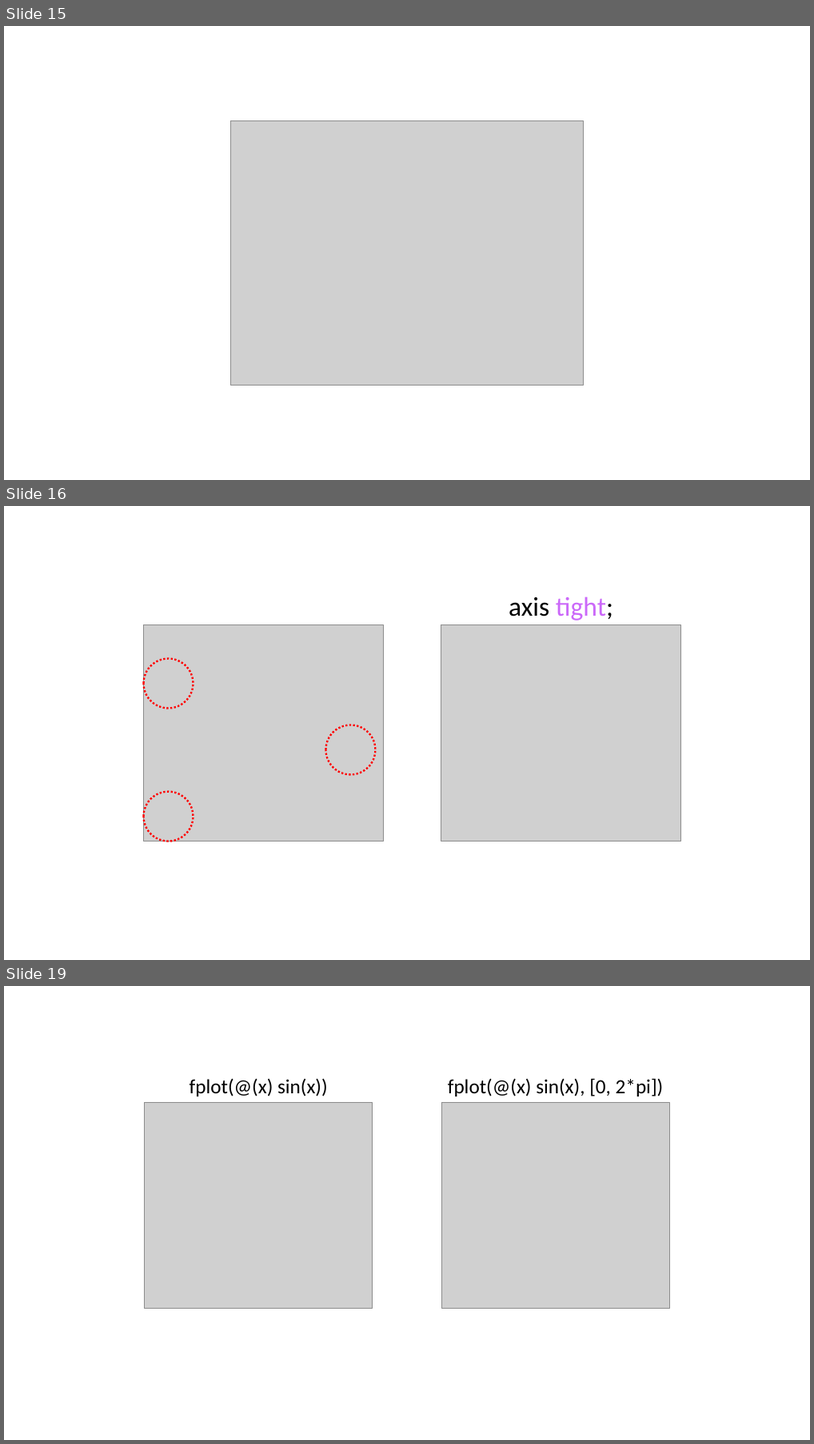
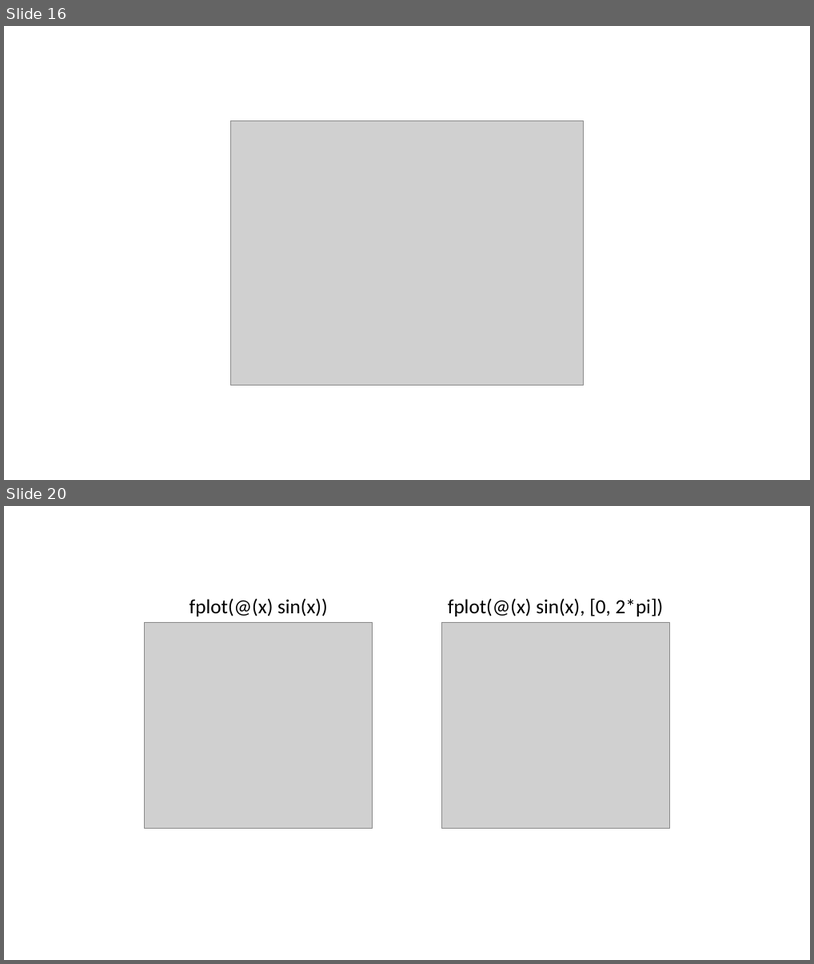
Before and after one commit to answeredbyablemind/answeredbyablemind.github.io, a slide deck: Wikidocs/pics/pics_2d_graphs.pptx. Shown one above the other, each under a label of ours: slides 15, 16 and 19 before the commit, slides 16 and 20 after it; the slides between them are not shown. The pictures are 814x1444 and 814x964 pixels, drawn with LibreOffice and Linux fonts; fonts in the diff are those of the drawing; grey boxes stand for pictures. Boxes give left, top, right and bottom in pixels: in the first picture for what was removed or moved away, otherwise in the second. Text is boxed around its words. In the diff, an @@ line names an element or a change of style, - is before the commit and + after.

```diff
--- a/Wikidocs/pics/pics_2d_graphs.pptx
+++ b/Wikidocs/pics/pics_2d_graphs.pptx
@@ slide 16 removed at <box>4,506,810,960</box>, background #FFFFFF @@
@@ text removed at <box>509,596,614,620</box> @@
-axis tight;
@@ picture removed at <box>144,624,383,840</box> @@
@@ picture removed at <box>442,624,681,840</box> @@
@@ ellipse removed at <box>144,659,194,708</box> @@
@@ ellipse removed at <box>326,725,375,775</box> @@
@@ ellipse removed at <box>144,792,194,841</box> @@
@@ what was slide 15 is now slide 16 @@
@@ what was slide 19 is now slide 20 @@
```
Also in this commit, not shown: 5 slides added, 3 other slides removed, 1 other file.
